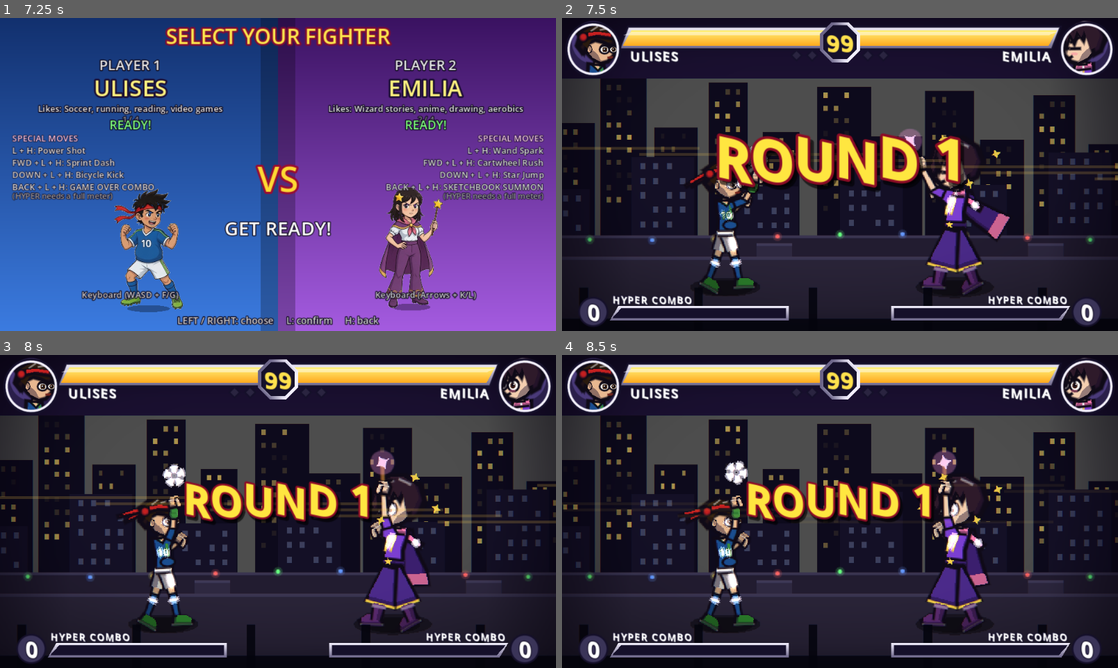
Above: before the commit, frames 1-4 (two rows, left to right).
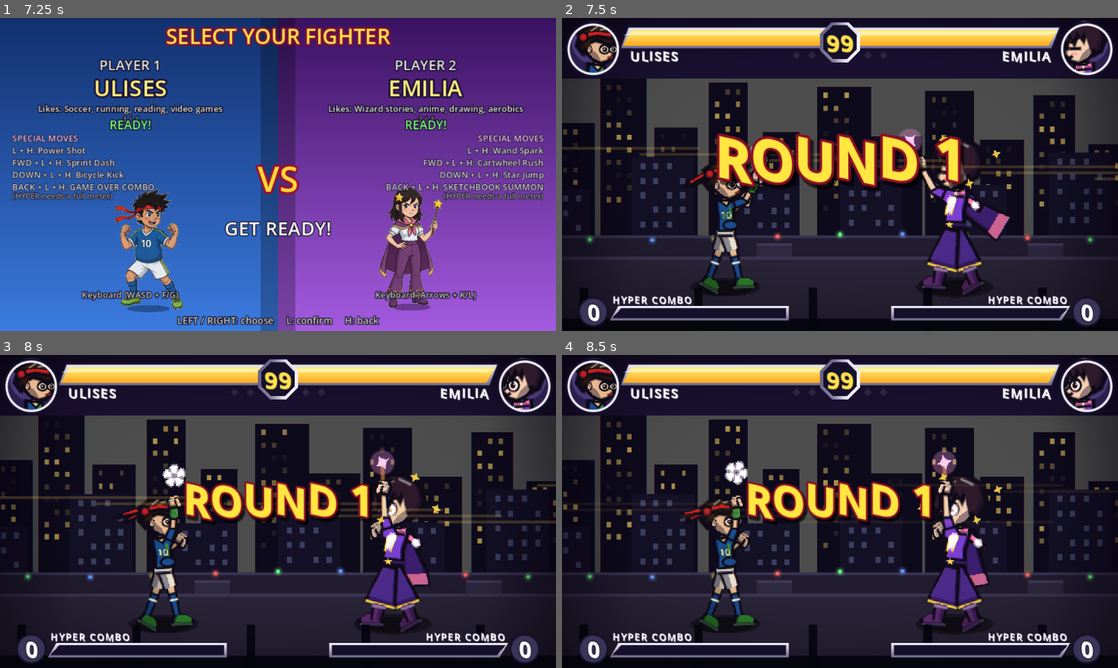
Above: after the commit, the same moments.

Repository: timoteoponce/fighting-game
Game: Godot game, scene res://scenes/main.tscn
The game is run twice, just before and just after one commit, with the same random seed, the same clock (stepped at 60 frames per second) and the same inputs.
Inputs:
- Up to frame 1 (7.25 s): tap Enter at 0.5, 4.35 s; hold D 0.53-1.28 s; tap F at 0.6, 6.6 s; hold S 1.28-2.03 s; tap G at 1.35 s; hold D 2.03-2.78 s; tap 1 at 2.1 s; hold W 2.78-3.53 s; tap K at 2.85 s; hold A 3.53-5.03 s; tap L at 3.6 s; hold S 5.03-5.78 s; tap Backspace at 5.1 s; hold D 5.78-6.53 s; tap R at 5.85 s; hold W from 6.53 s (still down)
- Up to frame 2 (7.5 s): release W at 7.28 s; hold D from 7.28 s (still down); tap G at 7.35 s
- Up to frame 3 (8 s): keep holding D
- Up to frame 4 (8.5 s): release D at 8.03 s; hold S from 8.03 s (still down); tap 1 at 8.1 s

Frame 1 is identical in both runs. In frame 2, 0.3% of the frame differs, in the area x 6-33%, y 8-80%; in frame 3, 0.3%; in frame 4, 0.3%.

Commit message:
Ulises: stop his whites blooming into washed-out blobs
The eye sclera, the shirt number and the sock cuffs were all literal
Color.WHITE, and the shorts were f0ece4. shaders/post_fx.gdshader blooms
anything above luminance 0.90, so every one of those fills sat in the bloom
band and glowed: the ink edge washed out and each shape read as a pale smear
rather than as white fabric or a sclera.

Adds a "white" colour key at e6e0d2 (luminance 0.879, below the threshold)
and routes the sclera, the number, the sock cuffs, the book pages and the
controller buttons through it. The alt palette gets its own value so a mirror
match still reads. The eye also gets a soft shade under the lid, because a
flat pale oval reads as a sticker on the face.

The one deliberately bright white left is the catchlight: it is a 0.35px
specular dot and sparkling is the point.

Diff:
--- a/characters/ulises.gd
+++ b/characters/ulises.gd
@@ -11,15 +11,20 @@
 	gag_items = ["ball", "tooth", "star"]
 	taunt_lines = ["TOO SLOW!", "GOOOAL!", "NICE TRY!"]
 	hurt_lines = ["OOF!", "MY BALL!", "HEY!"]
+	# "white" is a warm off-white, not Color.WHITE. shaders/post_fx.gdshader blooms
+	# anything above luminance 0.90, so a true white fill blooms, glows and loses
+	# its ink edge — the eyes, the shirt number and the sock cuffs all read as
+	# washed-out blobs. Everything that needs to look like white fabric or a
+	# sclera uses this instead.
 	colors = {
 		"skin": Color("e8b890"), "hair": Color("2a1a0e"), "shirt": Color("1a4d8f"), "sleeve": Color("1a4d8f"),
-		"forearm": Color("e8b890"), "hands": Color("e8b890"), "pants": Color("e8b890"), "shorts": Color("f0ece4"),
+		"forearm": Color("e8b890"), "hands": Color("e8b890"), "pants": Color("e8b890"), "shorts": Color("e6e0d2"),
 		"legs": Color("1a4d8f"), "shoes": Color("2a7a2a"), "eyes": Color("3a2010"), "accent": Color("3a8a3a"),
-		"band": Color("c42020"),
+		"band": Color("c42020"), "white": Color("e6e0d2"),
 	}
 	alt_colors = colors.duplicate()
 	alt_colors.merge({"shirt": Color("8f1a1a"), "sleeve": Color("8f1a1a"), "accent": Color("e8c020"), "legs": Color("8f1a1a"),
-		"shoes": Color("d4a020"), "band": Color("1a4d8f"), "shorts": Color("2a2a30")}, true)
+		"shoes": Color("d4a020"), "band": Color("1a4d8f"), "shorts": Color("d6d2cc"), "white": Color("d6d2cc")}, true)
 	walk_speed = 3.4
 	back_speed = 2.8
 	jump_vel = -10.5
@@ -253,7 +258,7 @@
 	# Number 10, clean and readable.
 	var num: Vector2 = hip + up * 17.0 + perp * 1.0
 	r.draw_set_transform(num, atan2(up.x, -up.y), Vector2(signf(r.scale.x) * 0.5, 0.5))
-	UI.text(r, Vector2(0, 5), "10", 16, Color.WHITE, HORIZONTAL_ALIGNMENT_CENTER, 4, acc.darkened(0.4))
+	UI.text(r, Vector2(0, 5), "10", 16, r.colors["white"], HORIZONTAL_ALIGNMENT_CENTER, 4, acc.darkened(0.4))
 	r.draw_set_transform(Vector2.ZERO, 0.0, Vector2.ONE)
 	if not r.head_only:
 		r.limb(s["hip_b"], s["hip_b"].lerp(s["knee_b"], 0.62), 12.0, 11.0, FighterRenderer.dk(r.colors["shorts"]))
@@ -270,7 +275,7 @@
 		var a: Vector2 = s[leg[0]].lerp(s[leg[1]], 0.15)
 		var d: Vector2 = (s[leg[1]] - s[leg[0]]).normalized()
 		var n := Vector2(-d.y, d.x)
-		r.draw_line(a - n * 3.0, a + n * 3.0, Color.WHITE, 1.5, true)
+		r.draw_line(a - n * 3.0, a + n * 3.0, r.colors["white"], 1.5, true)
 
 
 func draw_face(r: FighterRenderer) -> void:
@@ -305,18 +310,29 @@
 func _stylized_eyes(r: FighterRenderer) -> void:
 	var spots: Array[Vector2] = [Vector2(4.4, 1.8), Vector2(10.2, 1.4)]
 	var g := r.gaze.limit_length(1.0)
+	var sclera: Color = r.colors["white"]
 	for i in 2:
 		var e: Vector2 = spots[i]
 		var near := 0.85 if i == 1 else 1.0
 		# Almond shape: wider than tall, with a slight upward tilt at the outer corner.
 		var white := FighterRenderer.ellipse_pts(e, 3.2 * near, 2.6 * near, 0.0, 12)
-		r.draw_colored_polygon(white, Color(0.98, 0.97, 0.95))
+		r.draw_colored_polygon(white, sclera)
 		r.draw_polyline(Stage._closed(white), FighterRenderer.OUT, 1.0, true)
+		# A soft shade under the lid. Without it the sclera is one flat pale
+		# oval and the eye reads as a blank sticker rather than a socket. The arc
+		# and its own endpoints are the whole shape: the chord at y=0 is the
+		# widest point of the almond, and closing it lower would cross the arc.
+		var lid := PackedVector2Array()
+		for k in 5:
+			var t := float(k) / 4.0
+			lid.append(e + Vector2(lerpf(-3.2 * near, 3.2 * near, t), -2.6 * near * sin(t * PI)))
+		r.draw_colored_polygon(lid, FighterRenderer.shade(sclera).lerp(sclera, 0.55))
 		# Iris and pupil.
 		var ic := e + g * 0.5
 		r.draw_circle(ic, 1.6 * near, r.colors["eyes"])
 		r.draw_circle(ic + g * 0.3, 0.8 * near, FighterRenderer.OUT)
-		# Single catchlight.
+		# Single catchlight. This one is meant to be bright: it is a specular
+		# dot, and a highlight that sparkles is the point.
 		r.draw_circle(ic + Vector2(-0.4, -0.4), 0.35, Color.WHITE)
 		# Upper lid line.
 		r.draw_arc(e + Vector2(0, -0.5), 3.0 * near, PI + 0.3, TAU - 0.3, 8, FighterRenderer.OUT, 0.8, true)
@@ -356,8 +372,9 @@
 		"book":
 			# Held open in the left hand, presented outward like a trophy.
 			var c: Vector2 = s["hand_b"] + Vector2(4, -10)
-			r.poly(PackedVector2Array([c, c + Vector2(-14, -4), c + Vector2(-14, 10), c + Vector2(0, 13)]), Color("fffaf0"), 1.5)
-			r.poly(PackedVector2Array([c, c + Vector2(14, -4), c + Vector2(14, 10), c + Vector2(0, 13)]), Color("fffaf0"), 1.5)
+			var page: Color = r.colors["white"]
+			r.poly(PackedVector2Array([c, c + Vector2(-14, -4), c + Vector2(-14, 10), c + Vector2(0, 13)]), page, 1.5)
+			r.poly(PackedVector2Array([c, c + Vector2(14, -4), c + Vector2(14, 10), c + Vector2(0, 13)]), page, 1.5)
 			for i in 3:
 				r.draw_line(c + Vector2(-12, 1 + i * 3), c + Vector2(-3, 3 + i * 3), Color(0.5, 0.5, 0.6), 1.0)
 				r.draw_line(c + Vector2(3, 3 + i * 3), c + Vector2(12, 1 + i * 3), Color(0.5, 0.5, 0.6), 1.0)
@@ -365,7 +382,7 @@
 			var c: Vector2 = (s["hand_f"] + s["hand_b"]) * 0.5
 			r.shaded_poly(PackedVector2Array([c + Vector2(-13, -6), c + Vector2(13, -6), c + Vector2(15, 6), c + Vector2(7, 8),
 				c + Vector2(-7, 8), c + Vector2(-15, 6)]), Color("3a3a48"), 1.5)
-			r.draw_rect(Rect2(c + Vector2(-11, -1.5), Vector2(7, 2.2)), Color.WHITE)
-			r.draw_rect(Rect2(c + Vector2(-8.5, -4), Vector2(2.2, 7)), Color.WHITE)
+			r.draw_rect(Rect2(c + Vector2(-11, -1.5), Vector2(7, 2.2)), r.colors["white"])
+			r.draw_rect(Rect2(c + Vector2(-8.5, -4), Vector2(2.2, 7)), r.colors["white"])
 			r.draw_circle(c + Vector2(7, -2), 1.8, Color("ff5a5a"))
 			r.draw_circle(c + Vector2(10.5, 1.5), 1.8, Color("5ac8ff"))
